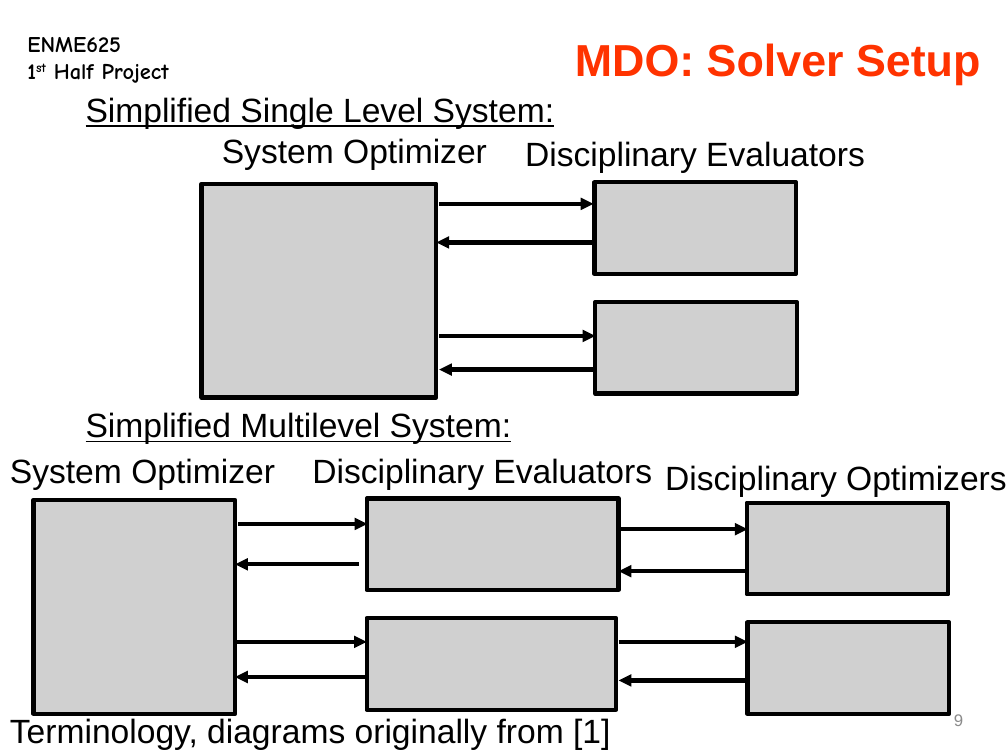
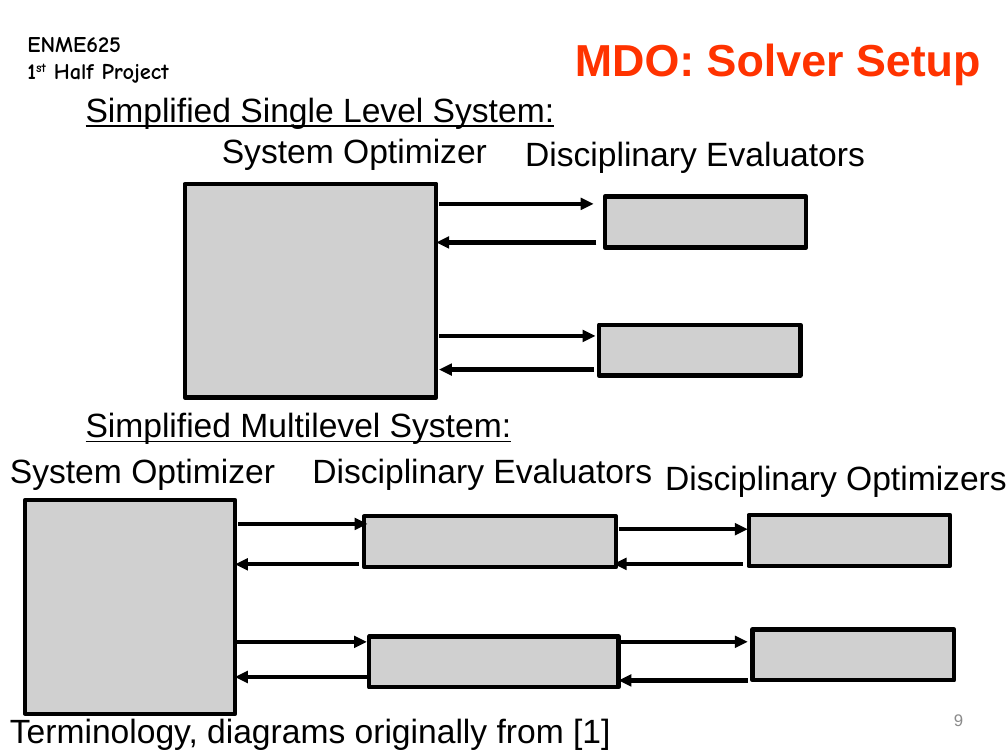
Before and after one commit to hqqen/eeby-deeby, a slide deck: slide 9 of class-work/optimization/project 1/slides.pptx. Drawn at 1008x756 pixels with LibreOffice and Linux fonts; fonts in the diff are those of the drawing; grey boxes stand for pictures. Boxes give left, top, right and bottom in pixels: in the first picture for what was removed or moved away, otherwise in the second. Text is boxed around its words. In the diff, an @@ line names an element or a change of style, - is before the commit and + after.

```diff
--- a/class-work/optimization/project 1/slides.pptx
+++ b/class-work/optimization/project 1/slides.pptx
@@ picture resized from (x1=202, y1=183, x2=436, y2=397) to (x1=184, y1=183, x2=436, y2=397) @@
@@ picture resized from (x1=595, y1=182, x2=796, y2=274) to (x1=605, y1=197, x2=806, y2=247) @@
@@ picture resized from (x1=596, y1=302, x2=797, y2=394) to (x1=599, y1=325, x2=800, y2=375) @@
@@ picture resized from (x1=33, y1=500, x2=235, y2=714) to (x1=25, y1=500, x2=235, y2=714) @@
@@ picture resized from (x1=367, y1=499, x2=619, y2=591) to (x1=364, y1=516, x2=616, y2=566) @@
@@ picture resized from (x1=747, y1=503, x2=949, y2=595) to (x1=749, y1=515, x2=951, y2=565) @@
@@ arrow moved from (748, 572) - (619, 572) to (743, 563) - (614, 563) @@
@@ picture resized from (x1=367, y1=618, x2=616, y2=710) to (x1=369, y1=637, x2=618, y2=687) @@
@@ picture resized from (x1=748, y1=622, x2=950, y2=714) to (x1=753, y1=630, x2=955, y2=680) @@
```
Also in this commit, not shown: 4 other slides changed, 5 slides added, 32 slides removed, 1 other file.
